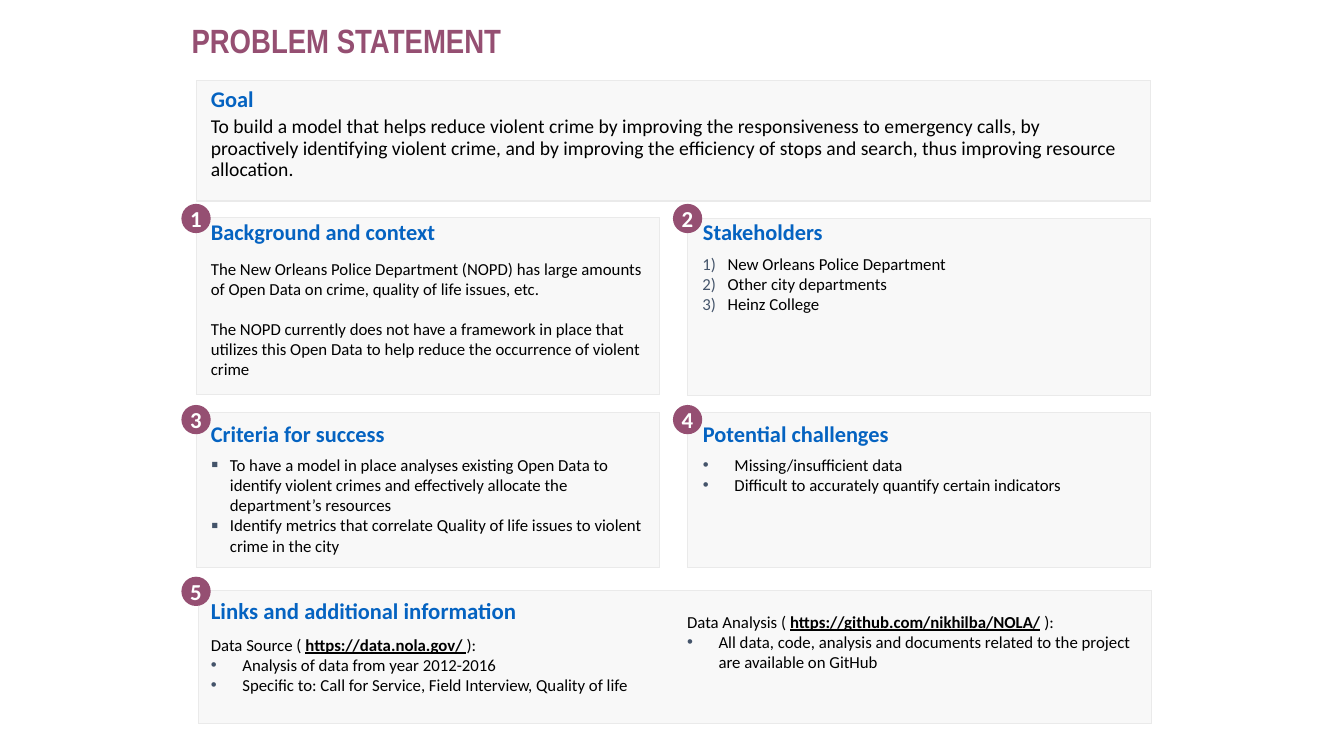
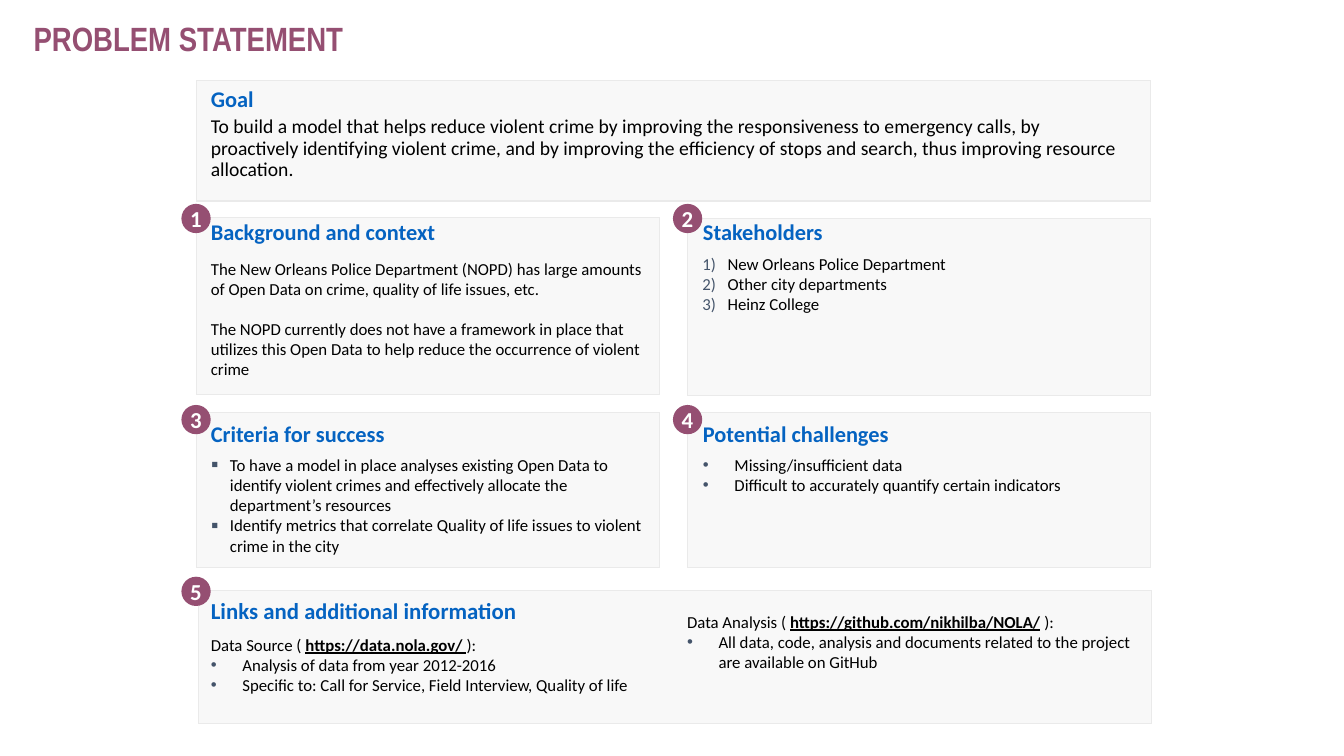
Before and after one commit to nikhilba/NOLA, a slide deck: slide 2 of Presentation/NOLA_Midterm_Presentation.pptx. Drawn at 1344x756 pixels with LibreOffice and Linux fonts; fonts in the diff are those of the drawing. Boxes give left, top, right and bottom in pixels: in the first picture for what was removed or moved away, otherwise in the second. Text is boxed around its words. In the diff, an @@ line names an element or a change of style, - is before the commit and + after.

```diff
--- a/Presentation/NOLA_Midterm_Presentation.pptx
+++ b/Presentation/NOLA_Midterm_Presentation.pptx
@@ title "PROBLEM STATEMENT": place and size @@
-title "PROBLEM STATEMENT" at box(192, 29, 501, 54)
+title "PROBLEM STATEMENT" at box(34, 27, 343, 52)
```
Also in this commit, not shown: 9 slides added.
